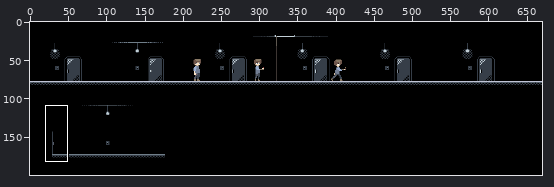
Pixel-art file: art/mockup2.aseprite. The picture above shows the old version from afar; the outline marks the close-up.
Close-up. As it was:
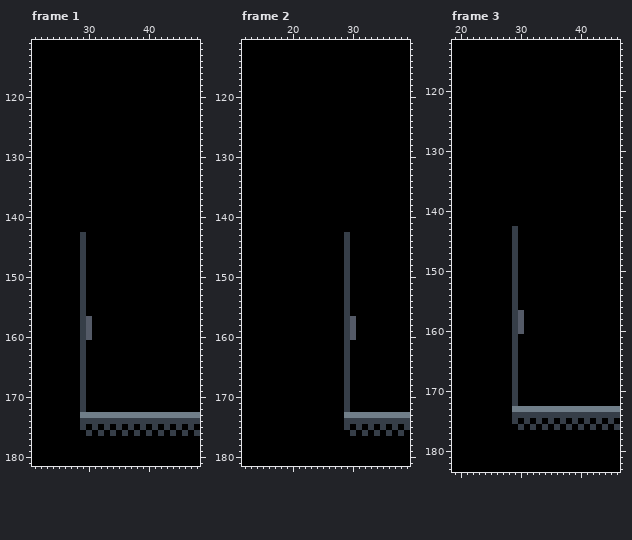
670x200 pixels, 8 frames. Shown: frame 1: x 21..48, y 111..181; frame 2: x 12..39, y 111..181; frame 3: x 19..46, y 112..183. The commit also changed other frames or places, which this record leaves out.
New version:
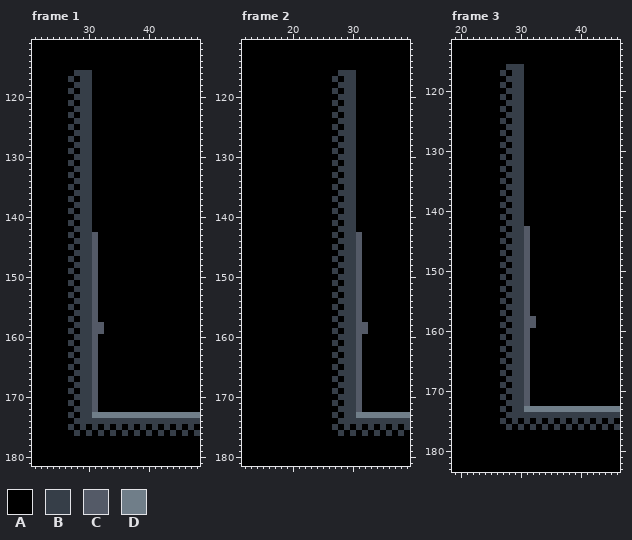
Palette (. is transparent): A #000000  B #363e48  C #545a67  D #707e89
The edit:
Frame 1, layer "doors nd floor":
Colour B replaces colour A in row 116 at x 28 to 30; in row 117 at x 27 and 29 to 30; in row 118 at x 28 to 30; in row 119 at x 27 and 29 to 30; in row 120 at x 28 to 30; in row 121 at x 27 and 29 to 30.
Colour B replaces colour A in row 122 at x 28 to 30; in row 123 at x 27 and 29 to 30; in row 124 at x 28 to 30; in row 125 at x 27 and 29 to 30; in row 126 at x 28 to 30; in row 127 at x 27 and 29 to 30.
Colour B replaces colour A in row 128 at x 28 to 30; in row 129 at x 27 and 29 to 30; in row 130 at x 28 to 30; in row 131 at x 27 and 29 to 30; in row 132 at x 28 to 30; in row 133 at x 27 and 29 to 30.
Colour B replaces colour A in row 134 at x 28 to 30; in row 135 at x 27 and 29 to 30; in row 136 at x 28 to 30; in row 137 at x 27 and 29 to 30; in row 138 at x 28 to 30; in row 139 at x 27 and 29 to 30.
Colour B replaces colour A in row 140 at x 28 to 30; in row 141 at x 27 and 29 to 30; in row 142 at x 28 to 30; in row 143 at x 27 and 30; in row 144 at x 28 and 30; in row 145 at x 27 and 30.
Colour B replaces colour A in row 146 at x 28 and 30; in row 147 at x 27 and 30; in row 148 at x 28 and 30; in row 149 at x 27 and 30; in row 150 at x 28 and 30; in row 151 at x 27 and 30.
Colour B replaces colour A in row 152 at x 28 and 30; in row 153 at x 27 and 30; in row 154 at x 28 and 30; in row 155 at x 27 and 30; in row 156 at x 28 and 30; in row 157 at x 27.
Colour B replaces colour A in row 158 at x 28; in row 159 at x 27; in row 160 at x 28; in row 161 at x 27 and 30; in row 162 at x 28 and 30; in row 163 at x 27 and 30.
Colour B replaces colour A in row 164 at x 28 and 30; in row 165 at x 27 and 30; in row 166 at x 28 and 30; in row 167 at x 27 and 30; in row 168 at x 28 and 30; in row 169 at x 27 and 30.
Colour B replaces colour A in row 170 at x 28 and 30; in row 171 at x 27 and 30; in row 172 at x 28 and 30; in row 173 at x 27; in row 174 at x 28; in row 175 at x 27.
Colour B replaces colour A in row 176 at x 28.
Colour B replaces colour C in rows 157 to 160 at x 30.
Colour B replaces colour D in row 173 at x 29 to 30.
Colour C replaces colour A in rows 143 to 157 at x 31; in rows 158 to 159 at x 31 to 32; in rows 160 to 172 at x 31.
Frame 2, layer "doors nd floor": the same change as frame 1
Frame 3, layer "doors nd floor": the same change as frame 1
Boxes around the changes in both close-ups, in picture pixels (x1, y1, x2, y2):
changed: (68, 70, 104, 436)
changed: (332, 70, 368, 436)
changed: (500, 64, 536, 430)
